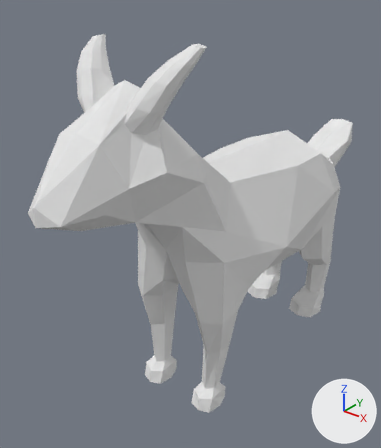
The Blender file Animations/GoatIdle.blend, before and after one commit.
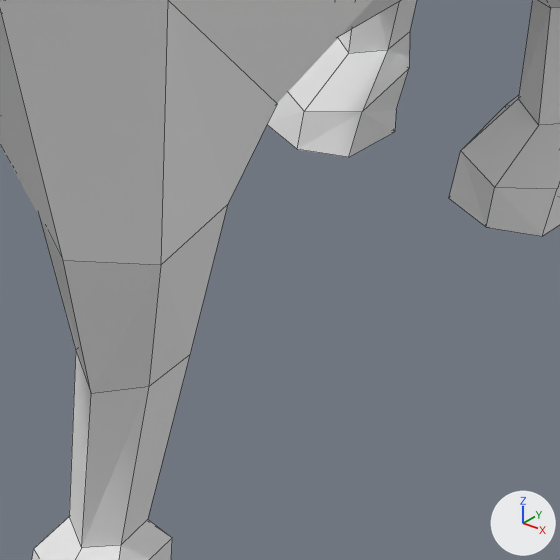
There are two pictures of each version: one whole from a 50 mm lens placed at (2.066, -3.379, 3.013), pointed at (-0.282, -0.444, 1.193), one close up on the part from 49% to 83% of the width and 59% to 87% of the height. Arrows for +X, +Y and +Z are at lower right; the lights stay in place. The close-ups show mesh edges as thin lines.

The first close-up shows 'Fox'.
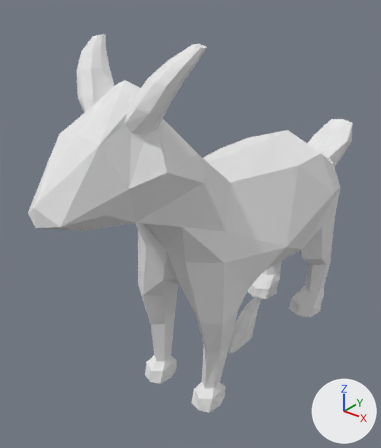
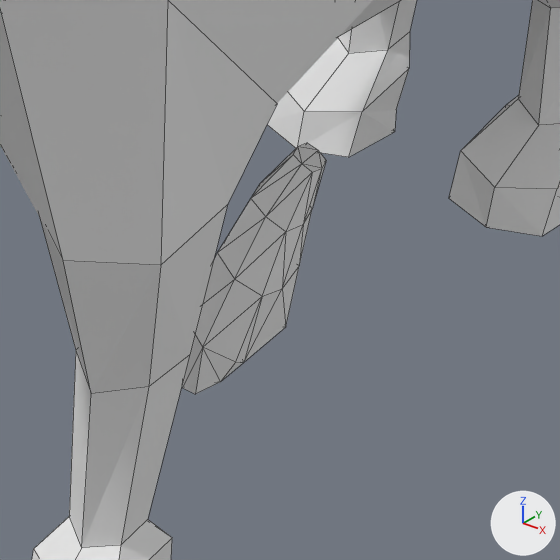
Boxes (x1, y1, x2, y2) around the edits, measured in the close-ups (560 x 560 px):
```json
{"object": "Fox.001", "change": "added", "after": [182, 143, 326, 394]}
```

The change, as JSON lines over the scene's bpy script:
```json
{"op": "add", "block": "me_cube_000", "code": ["me_cube_000 = bpy.data.meshes.new('Cube.000')", "me_cube_000.from_pydata(...)  # 37 vertices, 32 faces; spans x -0.124..0.149, y -0.194..0.168, z -0.273..0.171", "me_cube_000.materials.append(mat_material)  # white #e7e7e7"]}
{"op": "add", "block": "ob_fox_001", "code": ["ob_fox_001 = bpy.data.objects.new('Fox.001', me_cube_000)", "ob_fox_001.location = (0.0, 0.0, 0.125)", "ob_fox_001.rotation_euler = (0.0, 0.657, 0.0)  # degrees (0, 38, 0)", "_m = ob_fox_001.modifiers.new('Triangulate', 'TRIANGULATE')"]}
```
